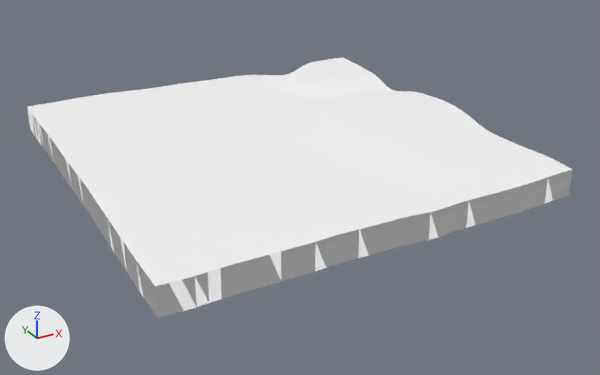
The glTF model public/tiles/3/-2_-1.glb: old version first, new version second.
Both versions are drawn from a camera (50 mm lens) standing at (-4895.0, -2536.0, 1489.0) and looking at (-3006.0, 898.0, -229.0). Arrows for +X, +Y and +Z are at lower left; the lights stay in place. The picture after the commit comes second. Where no turn or scale is listed for an object, it has been applied to the vertices.

In view in the first picture: 't3_-2_-1'.
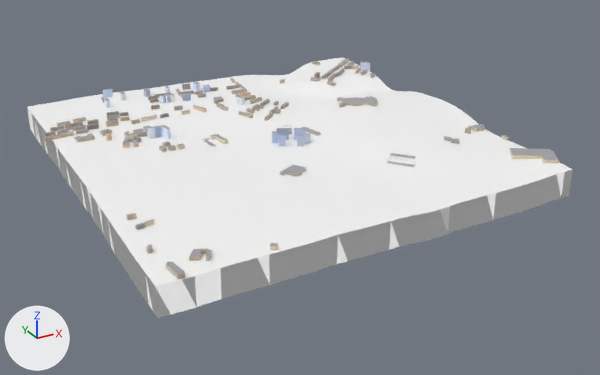
Where the newer file only moved an object's origin or applied its transform, the numbers keep the older frame.

Changed parts and their boxes (x1, y1, x2, y2) in the pictures (600 x 375 px):
part 1 of me_t3__2__1, added
    after: (44, 59, 378, 177)
part 2 of me_t3__2__1, added
    after: (126, 213, 278, 279)
part 3 of me_t3__2__1, added
    after: (444, 124, 559, 163)
part 4 of me_t3__2__1, added
    after: (387, 153, 416, 167)

Edits to the bpy script that builds the scene:
```text
Add mat_far_building:
    mat_far_building = bpy.data.materials.new('far_building')
    mat_far_building.use_nodes = True; mat_far_building.node_tree.nodes.clear()
    _N = mat_far_building.node_tree.nodes; _L = mat_far_building.node_tree.links
    n0 = _N.new('ShaderNodeBsdfPrincipled'); n0.name = 'Principled BSDF'
    n0.inputs[1].default_value = 1.0  # 'Metallic'
    n0.inputs[2].default_value = 1.0  # 'Roughness'
    n1 = _N.new('ShaderNodeOutputMaterial'); n1.name = 'Material Output'
    n2 = _N.new('ShaderNodeVertexColor'); n2.name = 'Color Attribute'
    _L.new(n0.outputs[0], n1.inputs[0])  # 'BSDF' to 'Surface'
    _L.new(n2.outputs[0], n0.inputs[0])  # 'Color' to 'Base Color'
Change me_t3__2__1:
    used by ob_t3__2__1; location = (-3072.0, 1024.0, -52.0)
    remove me_t3__2__1.from_pydata(...)  # 1841 vertices, 3520 faces; spans x -1024.0..1024.0, y -1024.0..1024.0, z -126.0..126.0
    add me_t3__2__1.from_pydata(...)  # 3252 vertices, 5372 faces; spans x -1059.0..1080.0, y -1024.0..1024.0, z -126.0..154.0
    me_t3__2__1 part 1: 1247 vertices added at x -1059.0..1037.0, y -454.0..989.0, z 44.0..154.0
    me_t3__2__1 part 2: 84 vertices added at x -968.0..-508.0, y -1020.0..-496.0, z 10.0..59.0
    me_t3__2__1 part 3: 64 vertices added at x 707.0..1080.0, y -946.0..-377.0, z 59.0..88.0
    me_t3__2__1 part 4: 16 vertices added at x 313.0..454.0, y -639.0..-479.0, z 54.0..76.0
    add me_t3__2__1.materials.append(mat_far_building)
```
